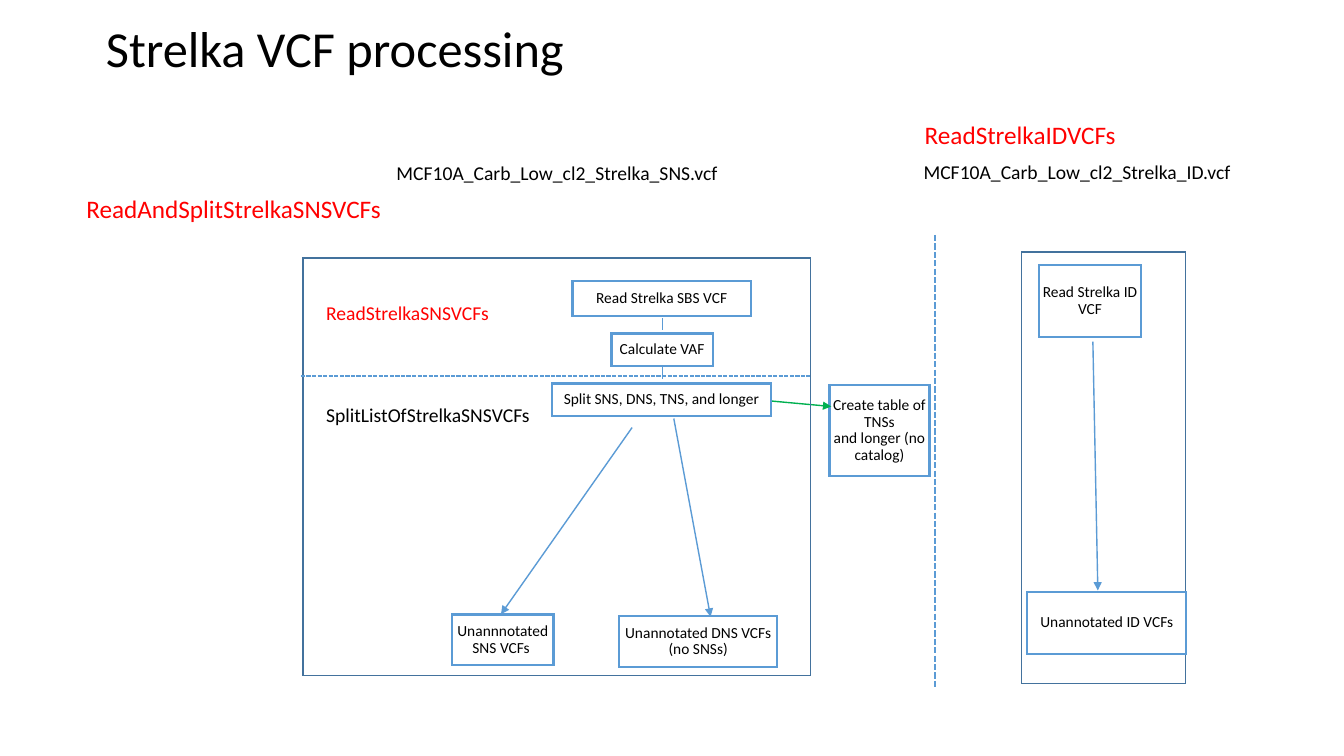
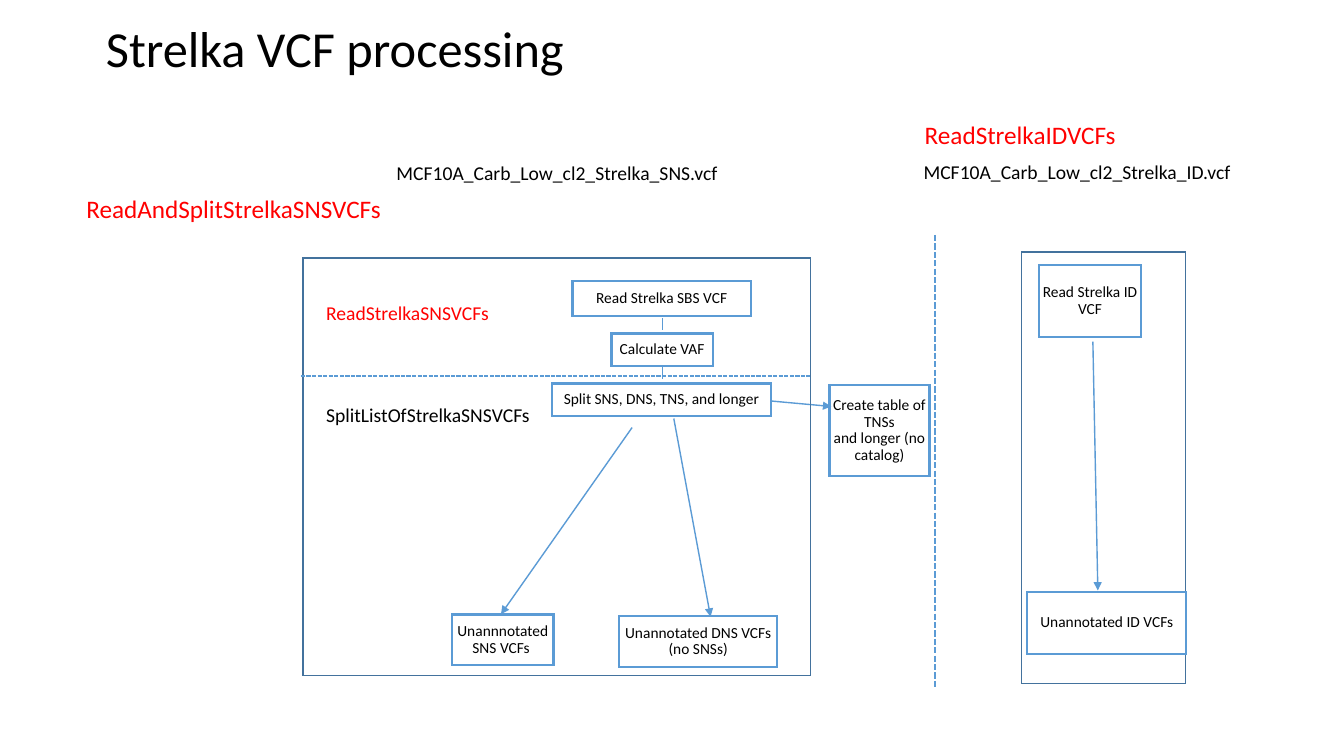
Before and after one commit to steverozen/ICAMS, a slide deck: slide 1 of data-raw/ICAMS-overview.pptx. Drawn at 1344x756 pixels with LibreOffice and Linux fonts; fonts in the diff are those of the drawing. Boxes give left, top, right and bottom in pixels: in the first picture for what was removed or moved away, otherwise in the second. Text is boxed around its words. In the diff, an @@ line names an element or a change of style, - is before the commit and + after.

```diff
--- a/data-raw/ICAMS-overview.pptx
+++ b/data-raw/ICAMS-overview.pptx
@@ arrow (756, 399) - (832, 406): stroke #00B050 1 pt to #5B9BD5 1 pt @@
```
Also in this commit, not shown: 2 other slides changed, 4 slides removed, 1 other file.
